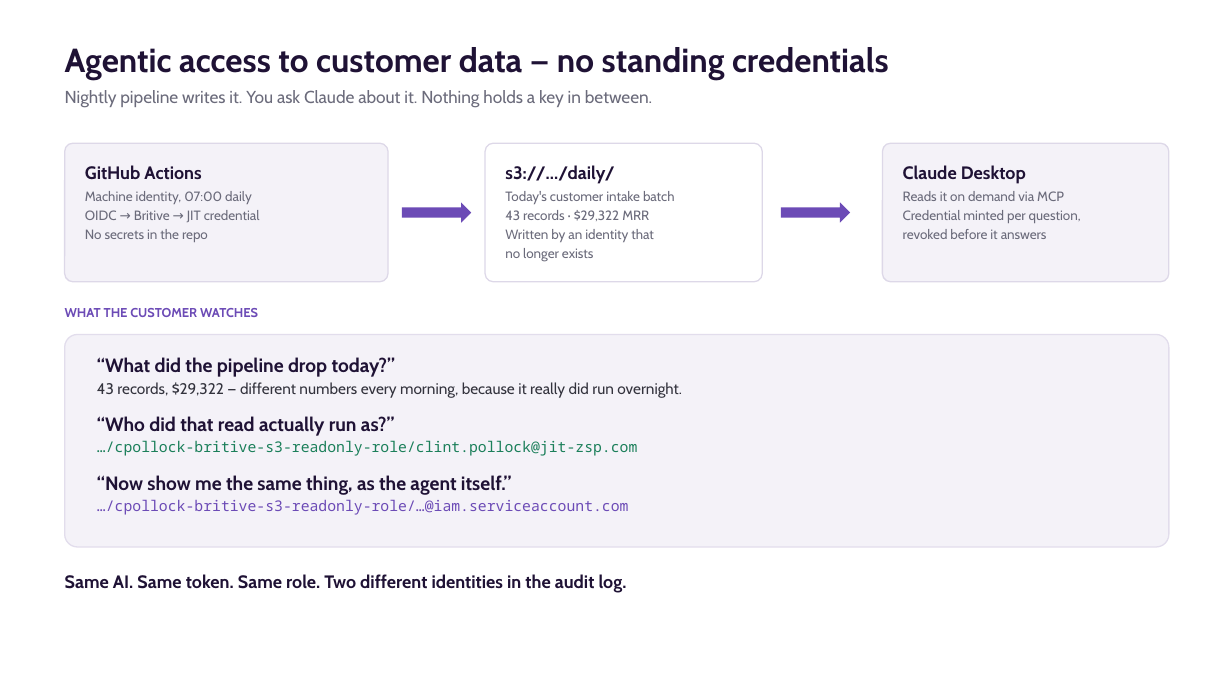
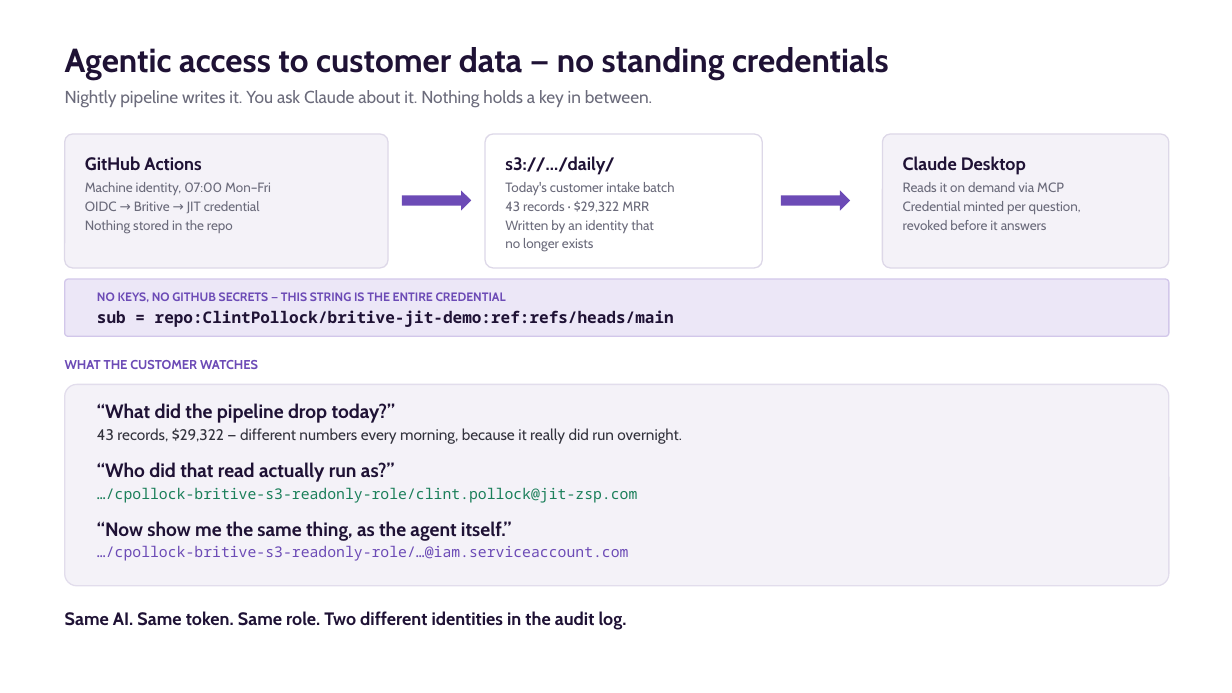
Before and after one commit to ClintPollock/britive-jit-demo, a slide deck: slide 1 of slides/britive-agentic-jit.pptx. Drawn at 1232x693 pixels with LibreOffice and Linux fonts; fonts in the diff are those of the drawing. Boxes give left, top, right and bottom in pixels: in the first picture for what was removed or moved away, otherwise in the second. Text is boxed around its words. In the diff, an @@ line names an element or a change of style, - is before the commit and + after.

```diff
--- a/slides/britive-agentic-jit.pptx
+++ b/slides/britive-agentic-jit.pptx
@@ rounded rectangle: place and size @@
-rounded rectangle at bbox=[65, 143, 388, 282]
+rounded rectangle at bbox=[65, 134, 388, 268]
@@ rounded rectangle: place and size @@
-rounded rectangle at bbox=[485, 143, 762, 282]
+rounded rectangle at bbox=[485, 134, 762, 268]
@@ rounded rectangle: place and size @@
-rounded rectangle at bbox=[883, 143, 1169, 282]
+rounded rectangle at bbox=[883, 134, 1169, 268]
@@ text at bbox=[85, 182, 271, 195]: text changed @@
-Machine identity, 07:00 daily
+Machine identity, 07:00 Mon–Fri
@@ 3 texts, 2 right arrows: place and size @@
-3 texts, 2 right arrows at bbox=[85, 165, 1081, 261]
+3 texts, 2 right arrows at bbox=[85, 156, 1081, 252]
@@ text at bbox=[85, 220, 233, 233]: text changed @@
-No secrets in the repo
+Nothing stored in the repo
@@ rounded rectangle added at bbox=[65, 279, 1169, 336], fill #ECE7F7, outline #D2C7EA 1 pt @@
@@ text added at bbox=[97, 292, 674, 327], 12.5 pt, text #1F1235, bold @@
+NO KEYS, NO GITHUB SECRETS — THIS STRING IS THE ENTIRE CREDENTIAL
+sub = repo:ClintPollock/britive-jit-demo:ref:refs/heads/main
@@ text "WHAT THE CUSTOMER WATCHES": place and size @@
-text "WHAT THE CUSTOMER WATCHES" at bbox=[65, 308, 258, 317]
+text "WHAT THE CUSTOMER WATCHES" at bbox=[65, 360, 258, 369]
@@ rounded rectangle: place and size @@
-rounded rectangle at bbox=[65, 335, 1169, 547]
+rounded rectangle at bbox=[65, 384, 1169, 586]
@@ text "“What did the pipeline drop ...": place and size @@
-text "“What did the pipeline drop ..." at bbox=[97, 357, 682, 515]
+text "“What did the pipeline drop ..." at bbox=[97, 403, 682, 561]
@@ text "Same AI. Same token. Same ...": place and size @@
-text "Same AI. Same token. Same ..." at bbox=[65, 574, 627, 593]
+text "Same AI. Same token. Same ..." at bbox=[65, 611, 627, 630]
```
Also in this commit, not shown: 1 other file.
